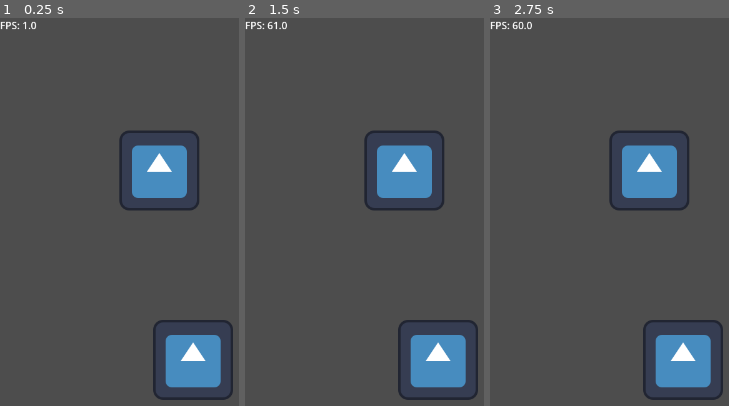
Above: before the commit, frames 1-3 (left to right).
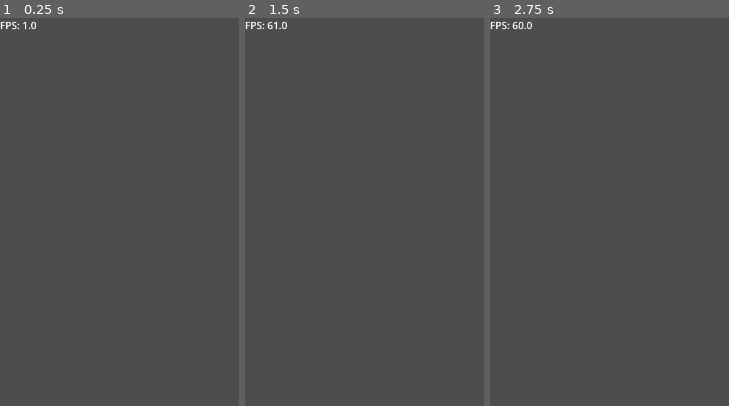
Above: after the commit, the same moments.

Repository: DragonBoyXVI/XVI-Fast-Fall
Game: Godot game, scene res://GameWindow/game_window.tscn
Two runs of this game, one before a commit and one after it. Both use one fixed random seed, a clock stepped at 60 frames per second and the inputs below. The engine's default icon, where the game draws it, is replaced by a stand-in: a white triangle on a blue panel in a dark square.
Inputs:
- Up to frame 1 (0.25 s): no input
- Up to frame 2 (1.5 s): tap Enter (Accept) at 0.5, 0.6, 1.25 s; hold D (Move Right) 0.53-1.28 s; hold S (Move Down) from 1.28 s (still down); tap Shift (Special) at 1.35 s
- Up to frame 3 (2.75 s): tap Enter (Accept) at 2, 2.1 s; release S (Move Down) at 2.03 s; hold D (Move Right) from 2.03 s (still down)

The runs differ from the first frame. In frame 1, 8.0% of the frame differs, in the area x 49-98%, y 29-99%; in frame 2, 8.0%; in frame 3, 8.0%.
Error before the commit: Parse Error: Identifier "XVIFuncs" not declared in the current scope. (res://Movement/MovementComponent.gd:52)

Commit message:
realizing i didnt need to do that yet uuuhhh whoops

Diff:
--- a/GameRoot/game_root.gd
+++ b/GameRoot/game_root.gd
@@ -1,7 +1,21 @@
 extends Node2D;
 
 
+const DEFAULT_SCREEN_COVER_PATH := "uid://cupsm6cx3cwq2";
+
+
+@export var _screen_covers_root: Control;
 ## used to hide any visual burps from changing the cover scene.
 @export var _true_screen_cover: Control;
 ## used to play screen un/cover animations
 var _screen_cover: ObjScreenCover;
+
+
+func _ready() -> void:
+
+	if ( Engine.is_editor_hint() ):
+		return;
+
+	var loaded_cover: PackedScene = load( DEFAULT_SCREEN_COVER_PATH );
+	_screen_cover = loaded_cover.instantiate();
+	_screen_covers_root.add_child( _screen_cover );
--- a/GameRoot/game_root.tscn
+++ b/GameRoot/game_root.tscn
@@ -2,10 +2,11 @@
 
 [ext_resource type="Script" uid="uid://cp3swtcfmakrk" path="res://GameRoot/game_root.gd" id="1_6mbnm"]
 
-[node name="GameRoot" type="Node2D" unique_id=1389212323 node_paths=PackedStringArray("_true_screen_cover")]
+[node name="GameRoot" type="Node2D" unique_id=1389212323 node_paths=PackedStringArray("_screen_covers_root", "_true_screen_cover")]
 editor_description = "The root of where game logic starts.
 Manages things like the active scene."
 script = ExtResource("1_6mbnm")
+_screen_covers_root = NodePath("CanvasLayer/ScreenCovering")
 _true_screen_cover = NodePath("CanvasLayer/ScreenCovering/TrueCover")
 
 [node name="CanvasLayer" type="CanvasLayer" parent="." unique_id=777336343]
--- a/GameWindow/game_window.tscn
+++ b/GameWindow/game_window.tscn
@@ -2,7 +2,7 @@
 
 [ext_resource type="Shader" uid="uid://bi2taa4hnunqs" path="res://XVI Assets/Shaders/canvas_animation.gdshader" id="1_62kum"]
 [ext_resource type="Texture2D" uid="uid://b4lk8m31rrhj6" path="res://icon.svg" id="2_gjocd"]
-[ext_resource type="PackedScene" uid="uid://bjs0ghhu8init" path="res://test.tscn" id="3_gjocd"]
+[ext_resource type="PackedScene" uid="uid://b0vhqwwgptmo0" path="res://GameRoot/game_root.tscn" id="3_gjocd"]
 [ext_resource type="Script" uid="uid://d3kesyqgaanbp" path="res://XVI Assets/Scripts/fps_label.gd" id="3_xtjd8"]
 
 [sub_resource type="ShaderMaterial" id="ShaderMaterial_ua5yu"]
@@ -70,7 +70,7 @@
 size_2d_override_stretch = true
 render_target_update_mode = 4
 
-[node name="test" parent="AspectRatioContainer/SubViewportContainer/SubViewport" unique_id=736361735 instance=ExtResource("3_gjocd")]
+[node name="GameRoot" parent="AspectRatioContainer/SubViewportContainer/SubViewport" unique_id=1389212323 instance=ExtResource("3_gjocd")]
 
 [node name="FpsLabel" type="Label" parent="." unique_id=147655126]
 layout_mode = 0
